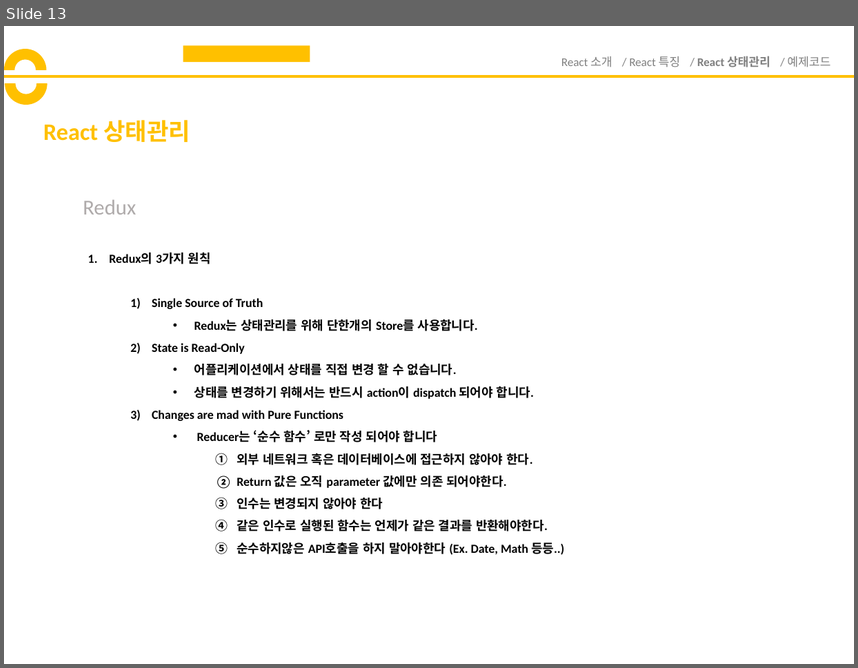
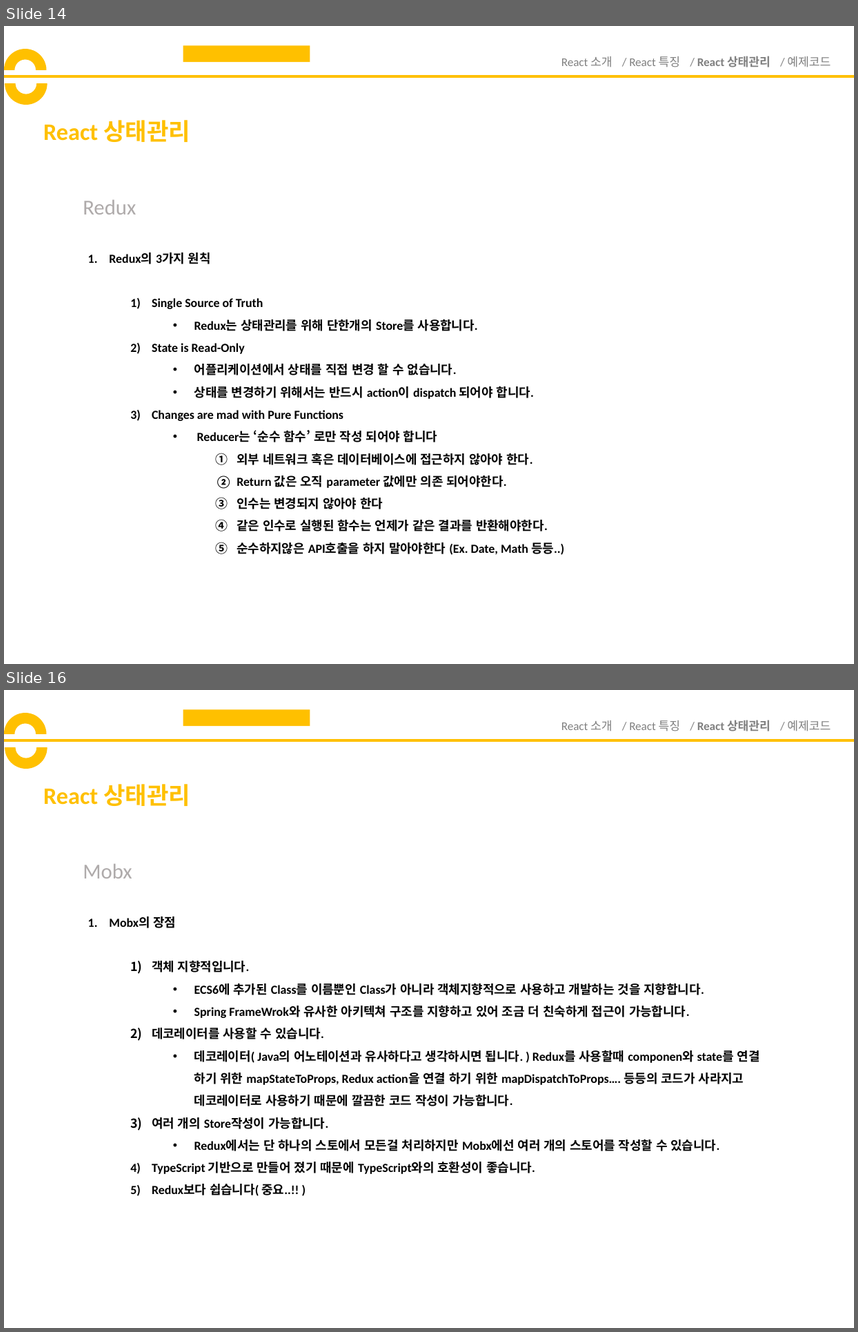
Before and after one commit to yuhyunjae12/ReactStudy, a slide deck: React발표자료.pptx. Shown one above the other, each under a label of ours: slide 13 before the commit, slides 14 and 16 after it; the slides between them are not shown. The pictures are 858x668 and 858x1332 pixels, drawn with LibreOffice and Linux fonts; fonts in the diff are those of the drawing. Boxes give left, top, right and bottom in pixels: in the first picture for what was removed or moved away, otherwise in the second. Text is boxed around its words. In the diff, an @@ line names an element or a change of style, - is before the commit and + after.

```diff
--- a/React발표자료.pptx
+++ b/React발표자료.pptx
@@ slide 16 added at [4,690,854,1328], background #FFFFFF @@
@@ rectangle added at [183,709,310,726], fill #FFC000 @@
@@ arch (boxed as its full ring) added at [4,713,47,756], fill #FFC000 @@
@@ arch (boxed as its full ring) added at [5,727,47,769], fill #FFC000 @@
@@ text added at [562,720,831,731], 10 pt, text #808080 @@
+React 소개 / React 특징 / React 상태관리 / 예제코드
@@ line added from (4, 740) to (854, 740), #FFC000 2.25 pt @@
@@ title added at [43,784,190,806], 20 pt, text #FFC000, bold @@
+React 상태관리
@@ text added at [83,864,132,878], 18 pt, text #AFABAB @@
+Mobx
@@ text added at [109,916,760,1196], 10.5 pt, text #000000, bold @@
+1. Mobx의 장점
+  1) 객체 지향적입니다.
+    • ECS6에 추가된 Class를 이름뿐인 Class가 아니라 객체지향적으로 사용하고 개발하는 것을 지향합니다.
+    • Spring FrameWrok와 유사한 아키텍쳐 구조를 지향하고 있어 조금 더 친숙하게 접근이 가능합니다.
+  2) 데코레이터를 사용할 수 있습니다.
+    • 데코레이터( Java의 어노테이션과 유사하다고 생각하시면 됩니다. ) Redux를 사용할때 componen와 state를 연결 하기 위한 mapStateToProps, Redux action을 연결 하기 위한 mapDispatchToProps…. 등등의 코드가 사라지고 데코레이터로 사용하기 때문에 깔끔한 코드 작성이 가능합니다.
+  3) 여러 개의 Store작성이 가능합니다.
+    • Redux에서는 단 하나의 스토에서 모든걸 처리하지만 Mobx에선 여러 개의 스토어를 작성할 수 있습니다.
+  4) TypeScript 기반으로 만들어 졌기 때문에 TypeScript와의 호환성이 좋습니다.
+  5) Redux보다 쉽습니다( 중요..!! )
@@ what was slide 13 is now slide 14 @@
```
Also in this commit, not shown: 2 slides changed, 3 other slides added.
